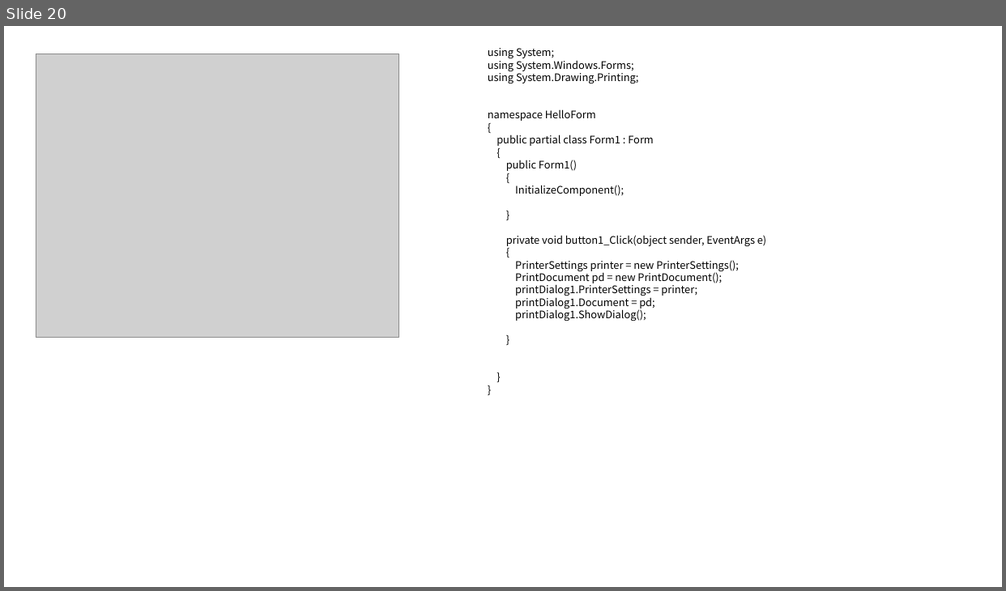
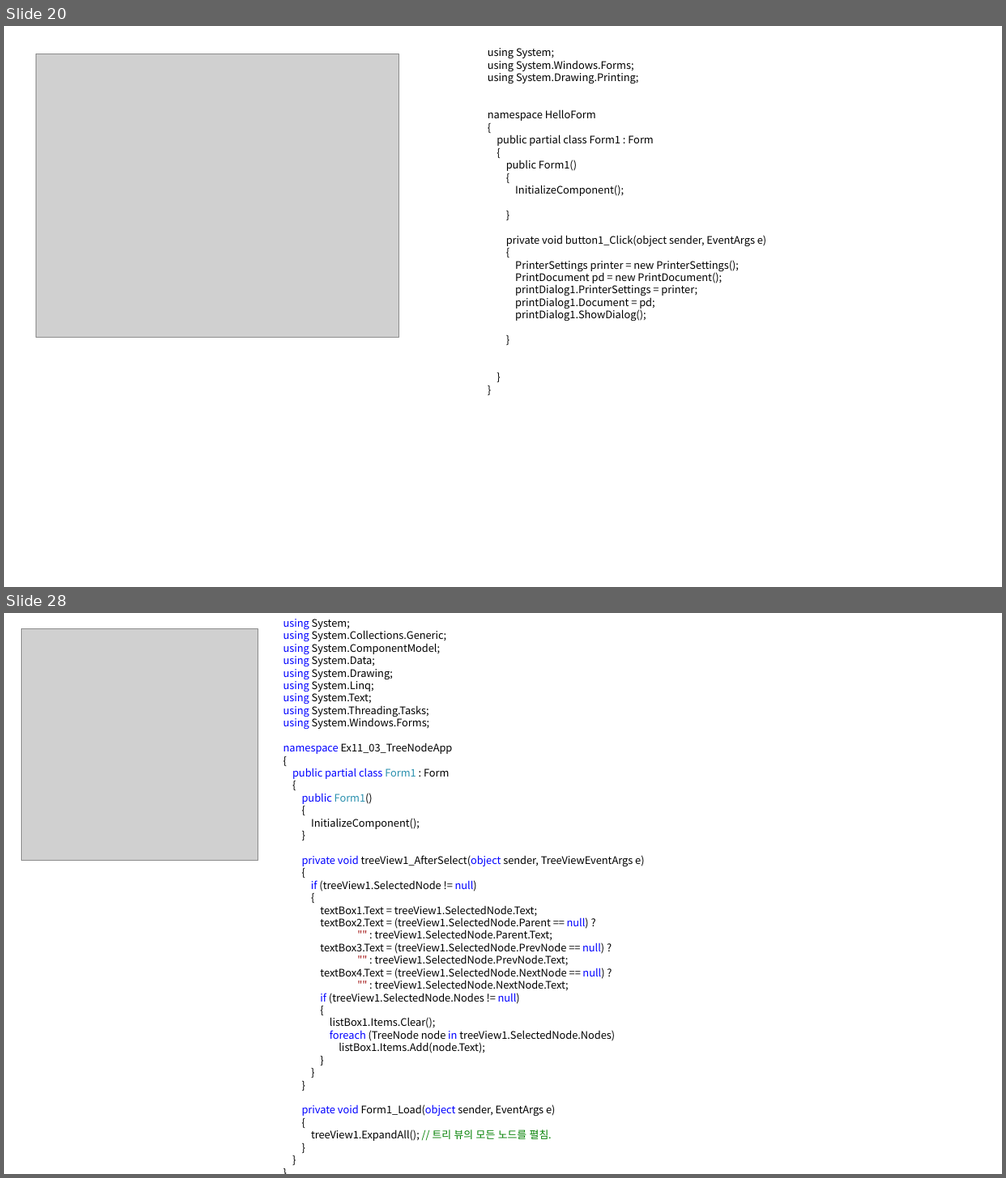
Before and after one commit to Kimhyunjin4455/CSharp, a slide deck: 객체0510.pptx. Shown one above the other, each under a label of ours: slide 20 before the commit, slides 20 and 28 after it; the slides between them are not shown. The pictures are 1006x591 and 1006x1178 pixels, drawn with LibreOffice and Linux fonts; fonts in the diff are those of the drawing; grey boxes stand for pictures. Boxes give left, top, right and bottom in pixels: in the first picture for what was removed or moved away, otherwise in the second. Text is boxed around its words. In the diff, an @@ line names an element or a change of style, - is before the commit and + after.

```diff
--- a/객체0510.pptx
+++ b/객체0510.pptx
@@ slide 28 added at <box>4,613,1002,1174</box>, background #FFFFFF @@
@@ picture added at <box>22,628,258,861</box> @@
@@ text added at <box>283,619,644,1141</box>, 10 pt, text #000000 @@
+using System;
+using System.Collections.Generic;
+using System.ComponentModel;
+using System.Data;
+using System.Drawing;
+using System.Linq;
+using System.Text;
+using System.Threading.Tasks;
+using System.Windows.Forms;
+namespace Ex11_03_TreeNodeApp
+{
+public partial class Form1 : Form
+{
+public Form1()
+{
+InitializeComponent();
+}
+private void treeView1_AfterSelect(object sender, TreeViewEventArgs e)
+{
+if (treeView1.SelectedNode != null)
+{
+textBox1.Text = treeView1.SelectedNode.Text;
+textBox2.Text = (treeView1.SelectedNode.Parent == null) ?
+"" : treeView1.SelectedNode.Parent.Text;
+textBox3.Text = (treeView1.SelectedNode.PrevNode == null) ?
+"" : treeView1.SelectedNode.PrevNode.Text;
+textBox4.Text = (treeView1.SelectedNode.NextNode == null) ?
+"" : treeView1.SelectedNode.NextNode.Text;
+if (treeView1.SelectedNode.Nodes != null)
+{
+listBox1.Items.Clear();
+foreach (TreeNode node in treeView1.SelectedNode.Nodes)
+listBox1.Items.Add(node.Text);
+}
+}
+}
+private void Form1_Load(object sender, EventArgs e)
+{
+treeView1.ExpandAll(); // 트리 뷰의 모든 노드를 펼침.
+}
+}
+}
```
Also in this commit, not shown: 12 other slides added.
